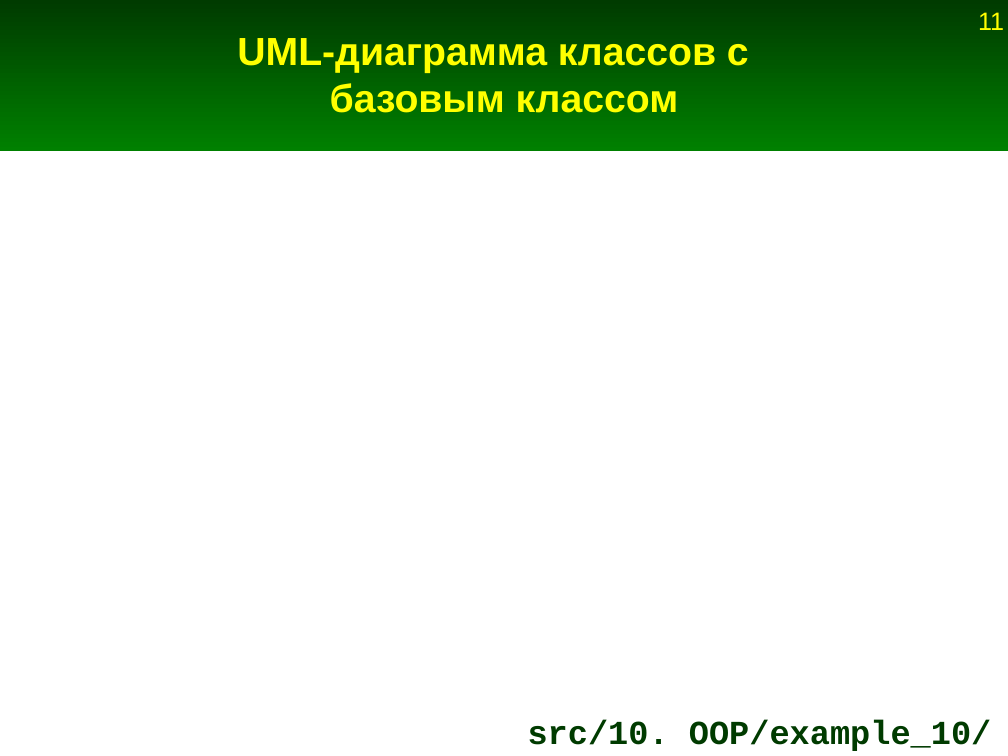
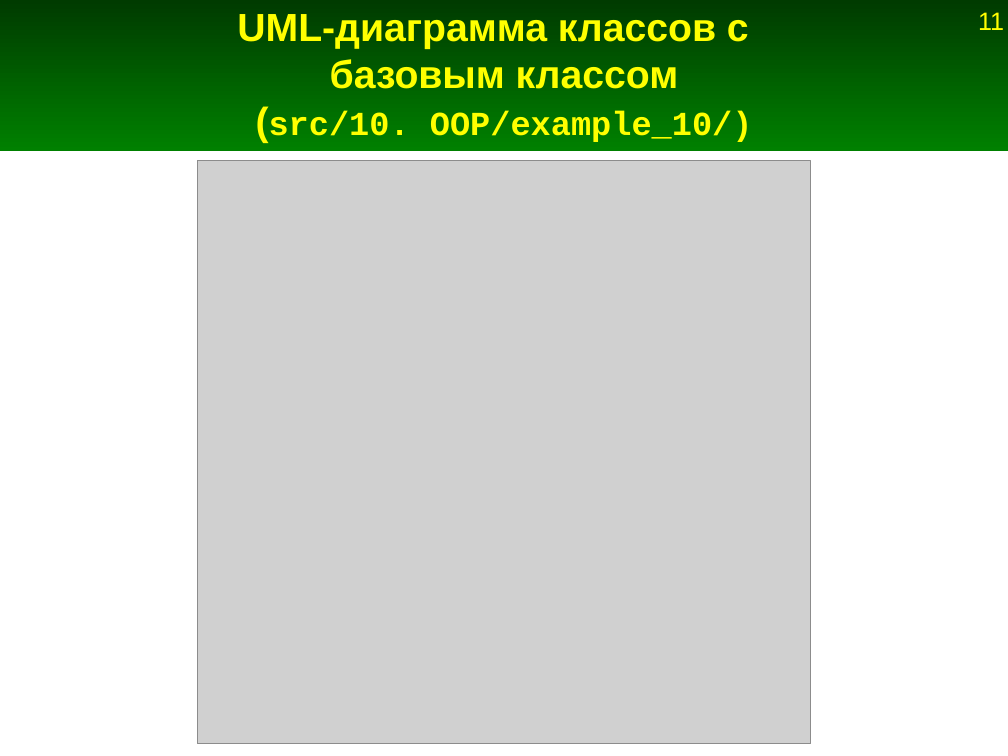
Before and after one commit to Jenyay/modelling, a slide deck: slide 11 of python language/presentations/12. OOP.odp. Drawn at 1008x756 pixels with LibreOffice and Linux fonts; fonts in the diff are those of the drawing; grey boxes stand for pictures. Boxes give left, top, right and bottom in pixels: in the first picture for what was removed or moved away, otherwise in the second. Text is boxed around its words. In the diff, an @@ line names an element or a change of style, - is before the commit and + after.

```diff
--- a/python language/presentations/12. OOP.odp
+++ b/python language/presentations/12. OOP.odp
@@ title at [237,14,753,142]: text changed @@
-UML-диаграмма классов с
-базовым классом
+UML-диаграмма классов с
+базовым классом
+(src/10. OOP/example_10/)
@@ picture added at [198,160,811,744] @@
@@ title removed at [528,719,992,751] @@
-src/10. OOP/example_10/
```
Also in this commit, not shown: 5 other slides changed.
